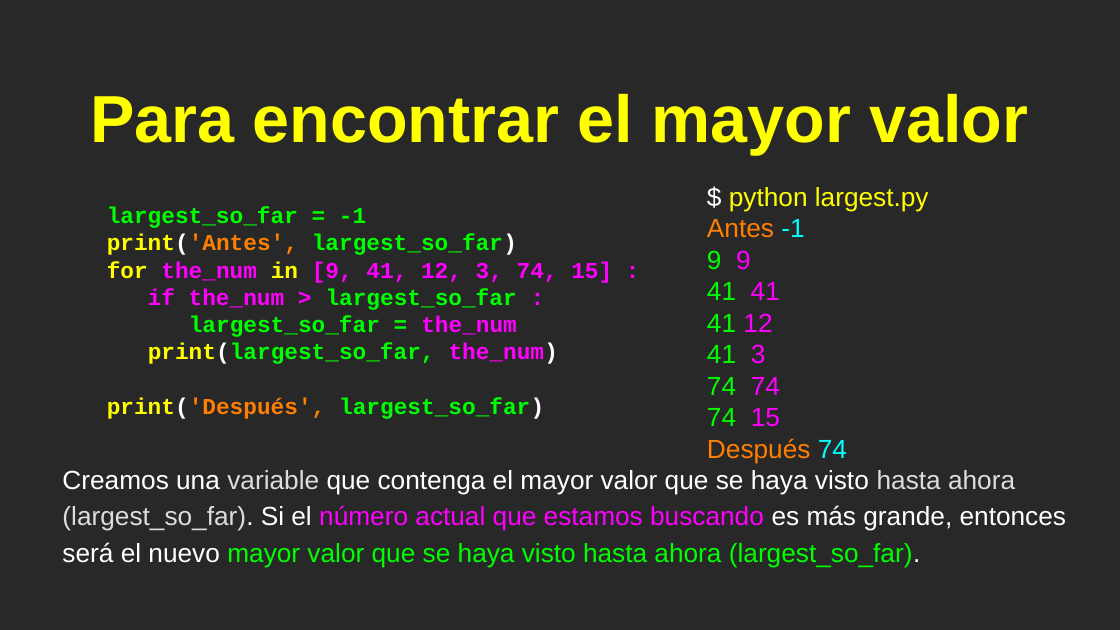
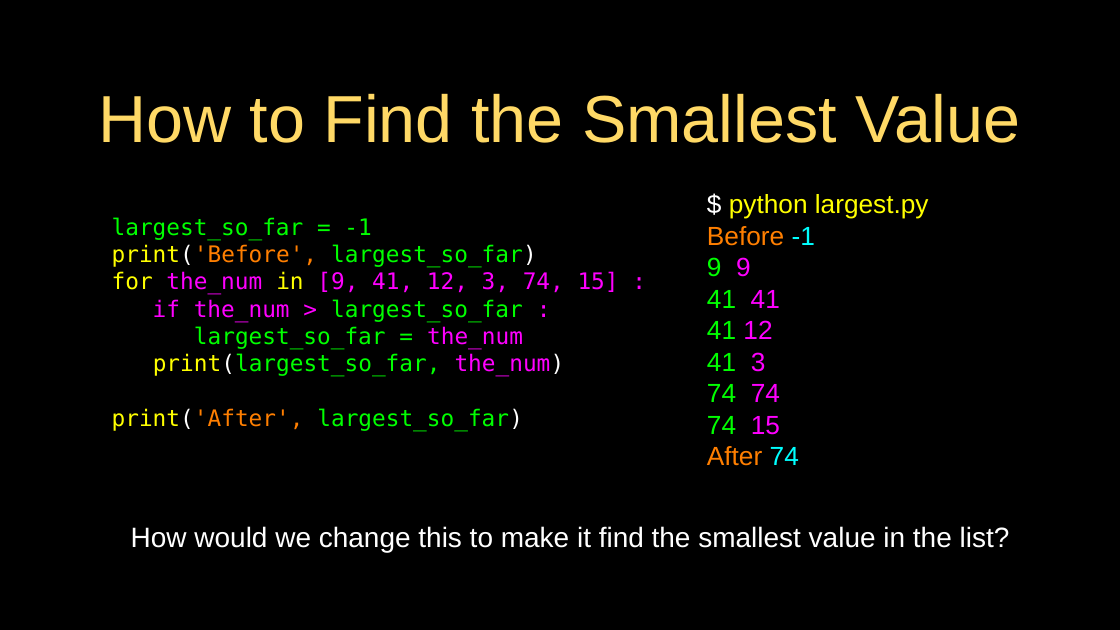
Before and after one commit to csev/py4e, a slide deck: slide 47 of lectures3/Pythonlearn-05-Iterations.pptx (slide 41 before the commit). Drawn at 1120x630 pixels with LibreOffice and Linux fonts; fonts in the diff are those of the drawing. Boxes give left, top, right and bottom in pixels: in the first picture for what was removed or moved away, otherwise in the second. Text is boxed around its words. In the diff, an @@ line names an element or a change of style, - is before the commit and + after.

```diff
--- a/lectures3/Pythonlearn-05-Iterations.pptx
+++ b/lectures3/Pythonlearn-05-Iterations.pptx
@@ background #282828 to #000000 @@
@@ title at bbox=[98, 93, 1020, 143]: text changed; text colour #FFFF00 to #FFD966; bold off @@
-Para encontrar el mayor valor
+How to Find the Smallest Value
@@ text "$ python largest.py": place and size @@
-text "$ python largest.py" at bbox=[707, 187, 929, 464]
+text "$ python largest.py" at bbox=[707, 194, 929, 466]
@@ text "largest_so_far = -1": place and size @@
-text "largest_so_far = -1" at bbox=[107, 207, 612, 419]
+text "largest_so_far = -1" at bbox=[112, 217, 619, 431]
@@ text at bbox=[112, 217, 619, 377]: font Courier New to DejaVu Sans Mono, bold off in "largest_so_far = -1", "for the_num in [9, 41, 12, 3, ...", "if the_num > largest_so_far :", "largest_so_far = the_num" and 1 more places @@
@@ text at bbox=[707, 226, 815, 246]: text changed @@
-Antes -1
+Before -1
@@ text at bbox=[112, 244, 537, 268]: text changed; font Courier New to DejaVu Sans Mono; bold off @@
-print('Antes', largest_so_far)
+print('Before', largest_so_far)
@@ text at bbox=[112, 408, 523, 431]: text changed; font Courier New to DejaVu Sans Mono; bold off @@
-print('Después', largest_so_far)
+print('After', largest_so_far)
@@ text at bbox=[707, 446, 799, 466]: text changed @@
-Después 74
+After 74
@@ text removed at bbox=[62, 470, 1066, 567] @@
-Creamos una variable que contenga el mayor valor que se haya visto hasta ahora (largest_so_far). Si el número actual que estamos buscando es más grande, entonces será el nuevo mayor valor que se haya visto hasta ahora (largest_so_far).
@@ text added at bbox=[131, 526, 1010, 552], 32 pt, text #FFFFFF @@
+How would we change this to make it find the smallest value in the list?
@@ rectangle added at bbox=[0, 576, 1120, 630], fill #000000 @@
```
Also in this commit, not shown: 17 other slides changed, 35 slides added, 36 slides removed, 10 other files.
